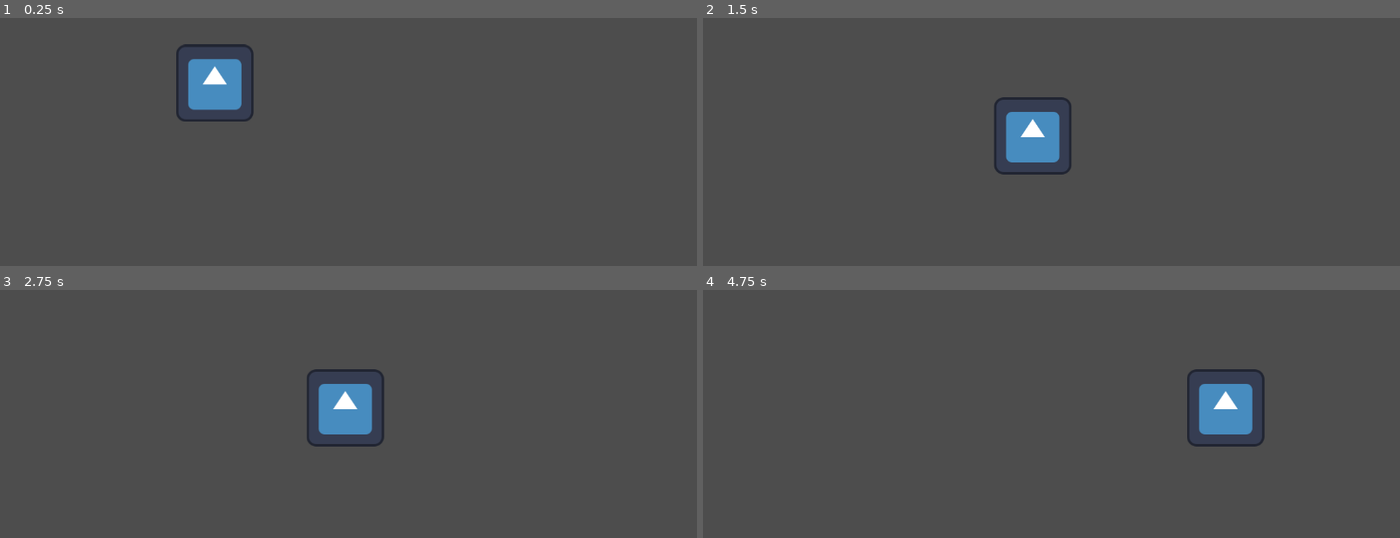
Above: before the commit, frames 1-4 (two rows, left to right).
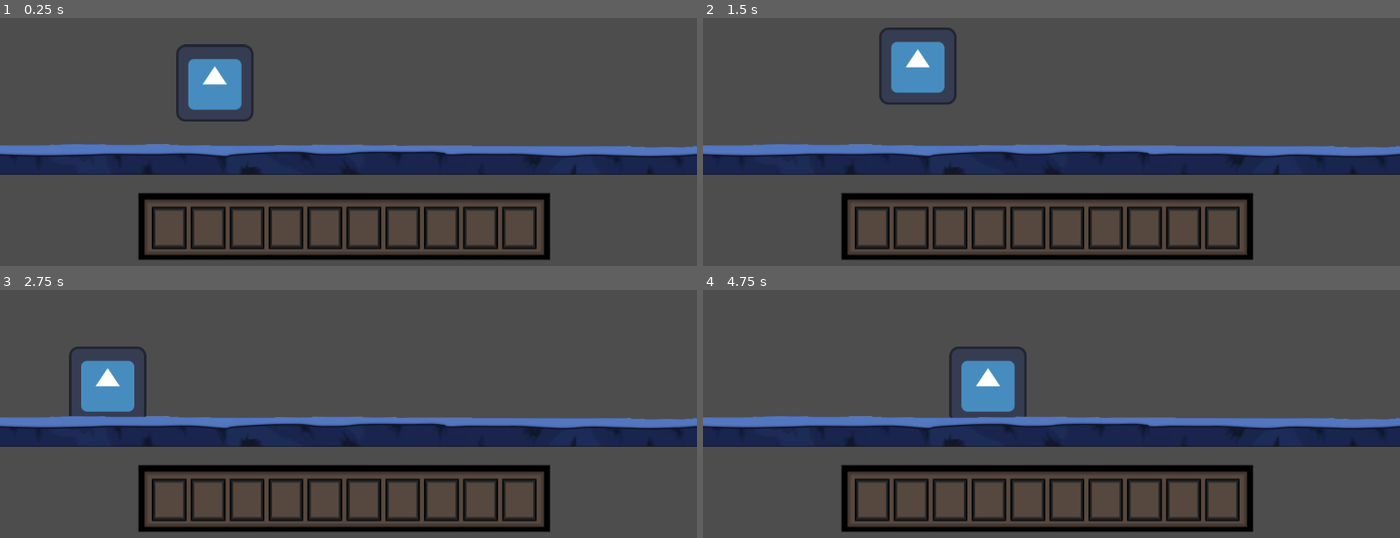
Above: after the commit, the same moments.

Repository: domalomn/DungeonMage
Game: Godot game, scene res://start_screen.tscn
Two runs of this game, one before a commit and one after it. Both use one fixed random seed, a clock stepped at 60 frames per second and the inputs below. The engine's default icon, where the game draws it, is replaced by a stand-in: a white triangle on a blue panel in a dark square.
Inputs (mouse positions are in pixels of both pictures, inside the frame that each line leads up to):
- Up to frame 1 (0.25 s): no input
- Up to frame 2 (1.5 s): move the mouse to (1204, 84) at 0.52 s; hold Right (right) from 0.53 s (still down); tap Ctrl (A) at 0.6, 1.35 s; click (1204, 84) at 0.67 s; move the mouse to (912, 124) at 1.27 s; click (912, 124) at 1.42 s
- Up to frame 3 (2.75 s): move the mouse to (418, 290) at 2.02 s; release Right (right) at 2.03 s; hold Left (left) from 2.03 s (still down); tap Ctrl (A) at 2.1 s; click (418, 290) at 2.17 s
- Up to frame 4 (4.75 s): move the mouse to (1016, 453) at 2.77 s; release Left (left) at 2.78 s; hold Right (right) 2.78-4.28 s; tap Ctrl (A) at 2.85, 3.6, 4.35 s; click (1016, 453) at 2.92 s; move the mouse to (1260, 436) at 3.52 s; click (1260, 436) at 3.67 s; move the mouse to (842, 317) at 4.27 s; hold Left (left) from 4.28 s (still down); click (842, 317) at 4.42 s

The runs differ from the first frame. In frame 1, 20% of the frame differs, in the area x 0-100%, y 50-98%; in frame 2, 23%; in frame 3, 23%; in frame 4, 23%, in the area x 0-100%, y 22-98%.
Error after the commit: Parse Error: Preload file "res://Item.tscn" does not exist. (res://Josh/Slot.gd:5)

Commit message:
Inventory test

Diff:
--- /dev/null
+++ b/Josh/Item.tscn
@@ -0,0 +1,16 @@
+[gd_scene load_steps=3 format=3 uid="uid://1nei4ajb0exc"]
+
+[ext_resource type="Script" path="res://Josh/ItemImages.gd" id="1_s2y2p"]
+[ext_resource type="Texture2D" uid="uid://c6331mx3ah21g" path="res://Josh/Art/Sword.png" id="2_bd06l"]
+
+[node name="Item" type="Node2D"]
+z_index = 1
+script = ExtResource("1_s2y2p")
+
+[node name="TextureRect" type="TextureRect" parent="."]
+offset_right = 122.0
+offset_bottom = 122.0
+scale = Vector2(0.6, 0.6)
+mouse_filter = 2
+mouse_default_cursor_shape = 3
+texture = ExtResource("2_bd06l")
--- /dev/null
+++ b/Josh/ItemImages.gd
@@ -0,0 +1,9 @@
+extends Node2D
+
+# Called when the node enters the scene tree for the first time.
+func _ready():
+	print("it works")
+	if randi() % 2 == 0:
+		$TextureRect.texture = load("res://Art/Sword.png")
+	else:
+		$TextureRect.texture = load("res://Art/Throwing Knife.png")
--- /dev/null
+++ b/Josh/Slot.gd
@@ -0,0 +1,46 @@
+class_name SlotClass
+extends Panel
+
+## This is an item class
+var ItemClass = preload("res://Item.tscn")
+var item = null
+
+var default_tex = preload("res://Art/Button.png")
+var empty_tex = preload("res://Art/ButtonEmpty.png")
+
+var default_style: StyleBoxTexture = null
+var empty_style: StyleBoxTexture = null
+# Called when the node enters the scene tree for the first time.
+func _ready():
+	default_style = StyleBoxTexture.new()
+	empty_style = StyleBoxTexture.new()
+	default_style.texture = default_tex
+	empty_style.texture = empty_tex
+
+	randomize()
+	if randi() % 2 == 0:
+		print("is it working?")
+		item = ItemClass.instantiate()
+		add_child(item)
+	refresh_style()
+
+func refresh_style():
+	if item == null:
+		set('custom_styles/panel', empty_style)
+	else:
+		set('custom_styles/panel', default_style)
+
+func pickFromSlot():
+	var inventoryNode = find_parent("Inventory_Gui")
+	item.reparent(inventoryNode)
+	inventoryNode.holding_item = self
+	item = null
+	refresh_style()
+
+func putIntoSlot(new_item):
+	item = new_item
+	item.position = Vector2(0,0)
+	var inventoryNode = find_parent("Inventory_Gui")
+	inventoryNode.remove_child(item)
+	add_child(item)
+	refresh_style()
--- /dev/null
+++ b/Josh/inventory_Gui.gd
@@ -0,0 +1,30 @@
+extends Control
+
+@onready var inventory_slots = $TextureRect/GridContainer
+var holding_item = null
+
+# Called when the node enters the scene tree for the first time.
+func _ready():
+	for inv_slot in inventory_slots.get_children():
+		inv_slot.connect("gui_input",slot_gui_input.bind(inv_slot));
+
+func slot_gui_input(event: InputEvent, slot:SlotClass):
+	if event is InputEventMouseButton:
+		if event.button_index == MOUSE_BUTTON_LEFT && event.pressed:
+			if holding_item != null:
+				if !slot.item:
+					slot.putIntoSlot(holding_item)
+					holding_item = null
+				else:
+					var temp_item = slot.item
+					slot.pickFromSlot()
+					temp_item.global_position = event.global_position
+					slot.putIntoSlot(holding_item)
+					holding_item = temp_item
+			elif slot.item:
+				holding_item = slot.pickFromSlot()
+				holding_item.global_position = get_global_mouse_position()
+
+func _input(event):
+	if holding_item:
+		holding_item.global_position = get_global_mouse_position()
--- /dev/null
+++ b/Josh/inventory_Gui.tscn
@@ -0,0 +1,97 @@
+[gd_scene load_steps=6 format=3 uid="uid://b3ctjyrhjwgo6"]
+
+[ext_resource type="Script" path="res://Josh/inventory_Gui.gd" id="1_fs45b"]
+[ext_resource type="Texture2D" uid="uid://52feq4kfp2wp" path="res://Josh/Art/InventoryGui.png" id="2_b5dmn"]
+[ext_resource type="Texture2D" uid="uid://dmjihbv2b2d7x" path="res://Josh/Art/Button.png" id="3_vd8os"]
+[ext_resource type="Script" path="res://Josh/Slot.gd" id="4_n5qpo"]
+
+[sub_resource type="StyleBoxTexture" id="StyleBoxTexture_05h81"]
+texture = ExtResource("3_vd8os")
+
+[node name="InventoryGui" type="Control"]
+layout_mode = 3
+anchors_preset = 15
+anchor_right = 1.0
+anchor_bottom = 1.0
+offset_left = 3.0
+offset_right = -307.0
+offset_bottom = -522.0
+grow_horizontal = 2
+grow_vertical = 2
+script = ExtResource("1_fs45b")
+
+[node name="TextureRect" type="TextureRect" parent="."]
+layout_mode = 0
+offset_left = -17.0
+offset_top = -322.0
+offset_right = 858.0
+offset_bottom = 453.0
+texture = ExtResource("2_b5dmn")
+
+[node name="GridContainer" type="GridContainer" parent="TextureRect"]
+layout_mode = 0
+offset_left = 43.0
+offset_top = 351.0
+offset_right = 833.0
+offset_bottom = 426.0
+columns = 10
+
+[node name="Slot1" type="Panel" parent="TextureRect/GridContainer"]
+custom_minimum_size = Vector2(75, 75)
+layout_mode = 2
+theme_override_styles/panel = SubResource("StyleBoxTexture_05h81")
+script = ExtResource("4_n5qpo")
+
+[node name="Slot2" type="Panel" parent="TextureRect/GridContainer"]
+custom_minimum_size = Vector2(75, 75)
+layout_mode = 2
+theme_override_styles/panel = SubResource("StyleBoxTexture_05h81")
+script = ExtResource("4_n5qpo")
+
+[node name="Slot3" type="Panel" parent="TextureRect/GridContainer"]
+custom_minimum_size = Vector2(75, 75)
+layout_mode = 2
+theme_override_styles/panel = SubResource("StyleBoxTexture_05h81")
+script = ExtResource("4_n5qpo")
+
+[node name="Slot4" type="Panel" parent="TextureRect/GridContainer"]
+custom_minimum_size = Vector2(75, 75)
+layout_mode = 2
+theme_override_styles/panel = SubResource("StyleBoxTexture_05h81")
+script = ExtResource("4_n5qpo")
+
+[node name="Slot5" type="Panel" parent="TextureRect/GridContainer"]
+custom_minimum_size = Vector2(75, 75)
+layout_mode = 2
+theme_override_styles/panel = SubResource("StyleBoxTexture_05h81")
+script = ExtResource("4_n5qpo")
+
+[node name="Slot6" type="Panel" parent="TextureRect/GridContainer"]
+custom_minimum_size = Vector2(75, 75)
+layout_mode = 2
+theme_override_styles/panel = SubResource("StyleBoxTexture_05h81")
+script = ExtResource("4_n5qpo")
+
+[node name="Slot7" type="Panel" parent="TextureRect/GridContainer"]
+custom_minimum_size = Vector2(75, 75)
+layout_mode = 2
+theme_override_styles/panel = SubResource("StyleBoxTexture_05h81")
+script = ExtResource("4_n5qpo")
+
+[node name="Slot8" type="Panel" parent="TextureRect/GridContainer"]
+custom_minimum_size = Vector2(75, 75)
+layout_mode = 2
+theme_override_styles/panel = SubResource("StyleBoxTexture_05h81")
+script = ExtResource("4_n5qpo")
+
+[node name="Slot9" type="Panel" parent="TextureRect/GridContainer"]
+custom_minimum_size = Vector2(75, 75)
+layout_mode = 2
+theme_override_styles/panel = SubResource("StyleBoxTexture_05h81")
+script = ExtResource("4_n5qpo")
+
+[node name="Slot10" type="Panel" parent="TextureRect/GridContainer"]
+custom_minimum_size = Vector2(75, 75)
+layout_mode = 2
+theme_override_styles/panel = SubResource("StyleBoxTexture_05h81")
+script = ExtResource("4_n5qpo")
--- /dev/null
+++ b/Josh/items/ConLog.tres
@@ -0,0 +1,10 @@
+[gd_resource type="Resource" script_class="ItemResource" load_steps=2 format=3 uid="uid://crbp3r4xiv850"]
+
+[ext_resource type="Script" path="res://Items.gd" id="1_ganbe"]
+
+[resource]
+script = ExtResource("1_ganbe")
+name = "Con Log"
+stackable = false
+maxStackSize = 1
+type = 1
--- /dev/null
+++ b/Josh/items/IntLog.tres
@@ -0,0 +1,10 @@
+[gd_resource type="Resource" script_class="ItemResource" load_steps=2 format=3 uid="uid://j3o6bohehhax"]
+
+[ext_resource type="Script" path="res://Items.gd" id="1_f7go7"]
+
+[resource]
+script = ExtResource("1_f7go7")
+name = "int Log"
+stackable = true
+maxStackSize = 10
+type = 2
--- /dev/null
+++ b/Josh/items/Item.tscn
@@ -0,0 +1,12 @@
+[gd_scene load_steps=3 format=3 uid="uid://k3q00pnte5y6"]
+
+[ext_resource type="Script" path="res://Josh/ItemImages.gd" id="1_h2qt3"]
+[ext_resource type="Texture2D" uid="uid://c6331mx3ah21g" path="res://Josh/Art/Sword.png" id="2_et4xe"]
+
+[node name="Item" type="Node2D"]
+script = ExtResource("1_h2qt3")
+
+[node name="TextureRect" type="TextureRect" parent="."]
+offset_right = 122.0
+offset_bottom = 122.0
+texture = ExtResource("2_et4xe")
--- /dev/null
+++ b/Josh/items/itemLog.tres
@@ -0,0 +1,10 @@
+[gd_resource type="Resource" script_class="ItemResource" load_steps=2 format=3 uid="uid://drk4cp8a2nbdw"]
+
+[ext_resource type="Script" path="res://Items.gd" id="1_5ej2s"]
+
+[resource]
+script = ExtResource("1_5ej2s")
+name = "Witem Log"
+stackable = false
+maxStackSize = 1
+type = 0
--- a/start_screen.tscn
+++ b/start_screen.tscn
@@ -1,9 +1,11 @@
-[gd_scene load_steps=3 format=3 uid="uid://ce0e5nkfemr0e"]
+[gd_scene load_steps=5 format=3 uid="uid://ce0e5nkfemr0e"]
 
 [ext_resource type="PackedScene" uid="uid://kogoc4hg41mb" path="res://Entities/Player/Player.tscn" id="1_iqd67"]
+[ext_resource type="Texture2D" uid="uid://bk3wrgkwso81w" path="res://Josh/Art/seamless-grounds - Cold Taundra.png" id="2_43xaj"]
+[ext_resource type="PackedScene" uid="uid://b3ctjyrhjwgo6" path="res://Josh/inventory_Gui.tscn" id="2_x3jco"]
 
 [sub_resource type="RectangleShape2D" id="RectangleShape2D_t2rpx"]
-size = Vector2(1370, 20)
+size = Vector2(1142, 20)
 
 [node name="Start Screen" type="Node2D"]
 
@@ -13,5 +15,20 @@
 [node name="StaticBody2D" type="StaticBody2D" parent="."]
 
 [node name="CollisionShape2D" type="CollisionShape2D" parent="StaticBody2D"]
-position = Vector2(731, 449)
+position = Vector2(575, 411)
 shape = SubResource("RectangleShape2D_t2rpx")
+debug_color = Color(0, 0.6, 0.701961, 0.419608)
+
+[node name="Seamless-grounds-ColdTaundra" type="Sprite2D" parent="StaticBody2D/CollisionShape2D"]
+position = Vector2(1, 4)
+scale = Vector2(2.2, 0.8)
+texture = ExtResource("2_43xaj")
+
+[node name="CanvasLayer" type="CanvasLayer" parent="."]
+
+[node name="InventoryGui" parent="CanvasLayer" instance=ExtResource("2_x3jco")]
+offset_left = 228.0
+offset_top = 462.0
+offset_right = -78.0
+offset_bottom = -54.0
+scale = Vector2(0.814, 1)
Binary file added: Josh/Art/Bomb Spritesheet.png
Not shown, added: Josh/Art/Bomb Spritesheet.png.import
Binary file added: Josh/Art/Bomb.png
Not shown, added: Josh/Art/Bomb.png.import
Binary file added: Josh/Art/Button.png
Not shown, added: Josh/Art/Button.png.import
Binary file added: Josh/Art/ButtonEmpty.png
Not shown, added: Josh/Art/ButtonEmpty.png.import
Binary file added: Josh/Art/Health Potion Sprite.png
Not shown, added: Josh/Art/Health Potion Sprite.png.import
Binary file added: Josh/Art/Health Potion.png
Not shown, added: Josh/Art/Health Potion.png.import
(and 18 more such lines)
